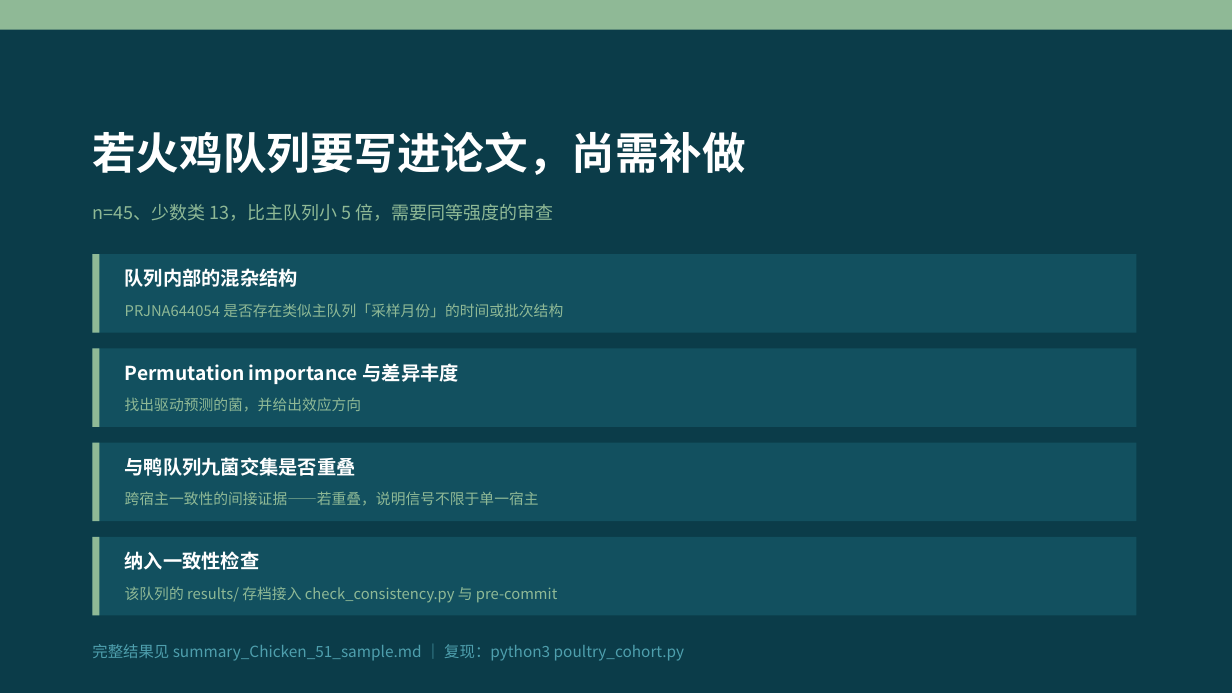
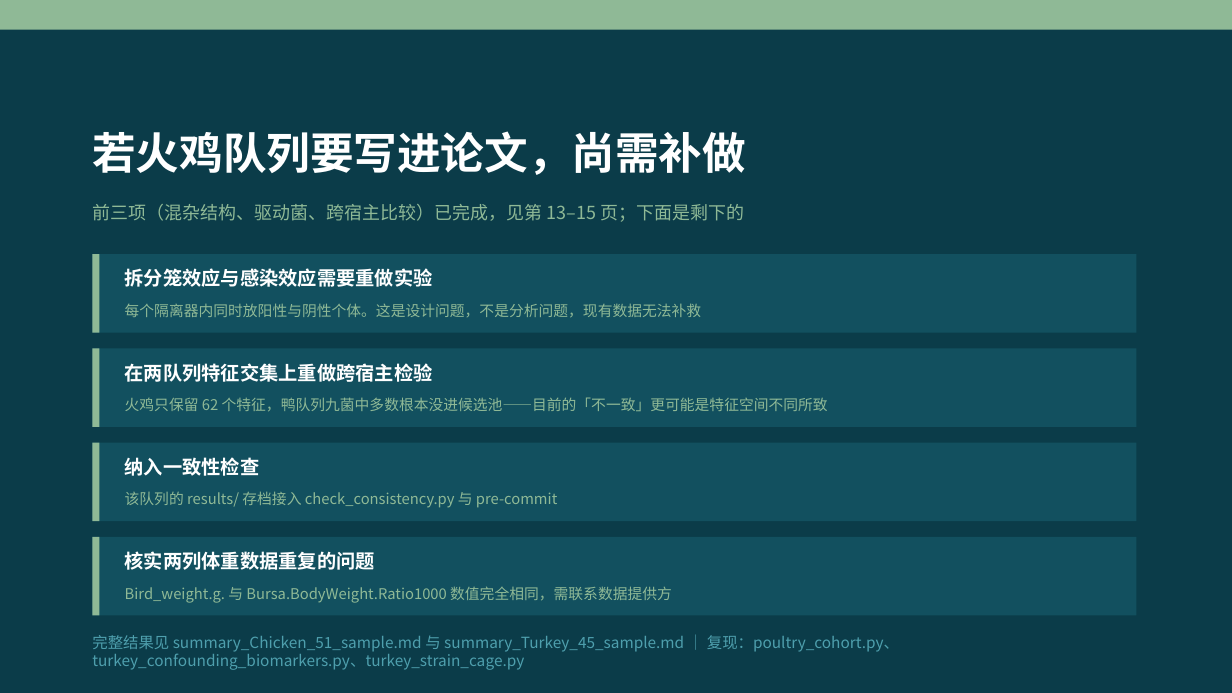
Before and after one commit to pengsihua2023/Christina-machine-learning-project, a slide deck: slide 18 of slides/Poultry_Cohort_Results_ZH.pptx (slide 14 before the commit). Drawn at 1232x693 pixels with LibreOffice and Linux fonts; fonts in the diff are those of the drawing. Boxes give left, top, right and bottom in pixels: in the first picture for what was removed or moved away, otherwise in the second. Text is boxed around its words. In the diff, an @@ line names an element or a change of style, - is before the commit and + after.

```diff
--- a/slides/Poultry_Cohort_Results_ZH.pptx
+++ b/slides/Poultry_Cohort_Results_ZH.pptx
@@ text at (x1=92, y1=204, x2=745, y2=222): text changed @@
-n=45、少数类 13，比主队列小 5 倍，需要同等强度的审查
+前三项（混杂结构、驱动菌、跨宿主比较）已完成，见第 13–15 页；下面是剩下的
@@ text at (x1=125, y1=268, x2=433, y2=287): text changed @@
-队列内部的混杂结构
+拆分笼效应与感染效应需要重做实验
@@ text at (x1=125, y1=303, x2=702, y2=318): text changed @@
-PRJNA644054 是否存在类似主队列「采样月份」的时间或批次结构
+每个隔离器内同时放阳性与阴性个体。这是设计问题，不是分析问题，现有数据无法补救
@@ text at (x1=125, y1=363, x2=433, y2=382): text changed @@
-Permutation importance 与差异丰度
+在两队列特征交集上重做跨宿主检验
@@ text at (x1=125, y1=397, x2=828, y2=412): text changed @@
-找出驱动预测的菌，并给出效应方向
+火鸡只保留 62 个特征，鸭队列九菌中多数根本没进候选池——目前的「不一致」更可能是特征空间不同所致
@@ text "纳入一致性检查" moved from (x1=125, y1=551, x2=260, y2=570) to (x1=125, y1=457, x2=260, y2=476) @@
@@ text removed at (x1=125, y1=457, x2=356, y2=476) @@
-与鸭队列九菌交集是否重叠
@@ text "该队列的 results/ 存档接入 check_consistency.py 与 ..." moved from (x1=125, y1=586, x2=557, y2=603) to (x1=125, y1=491, x2=557, y2=508) @@
@@ text removed at (x1=125, y1=491, x2=539, y2=506) @@
-跨宿主一致性的间接证据——若重叠，说明信号不限于单一宿主
@@ text added at (x1=125, y1=551, x2=375, y2=570), 15 pt, text #FFFFFF, bold @@
+核实两列体重数据重复的问题
@@ text added at (x1=125, y1=586, x2=672, y2=603), 11.5 pt, text #8FB996 @@
+Bird_weight.g. 与 Bursa.BodyWeight.Ratio1000 数值完全相同，需联系数据提供方
@@ text at (x1=92, y1=635, x2=899, y2=670): text changed @@
-完整结果见 summary_Chicken_51_sample.md ｜ 复现：python3 poultry_cohort.py
+完整结果见 summary_Chicken_51_sample.md 与 summary_Turkey_45_sample.md ｜ 复现：poultry_cohort.py、turkey_confounding_biomarkers.py、turkey_strain_cage.py
```
Also in this commit, not shown: 4 other slides changed, 4 slides added, 2 other files.
